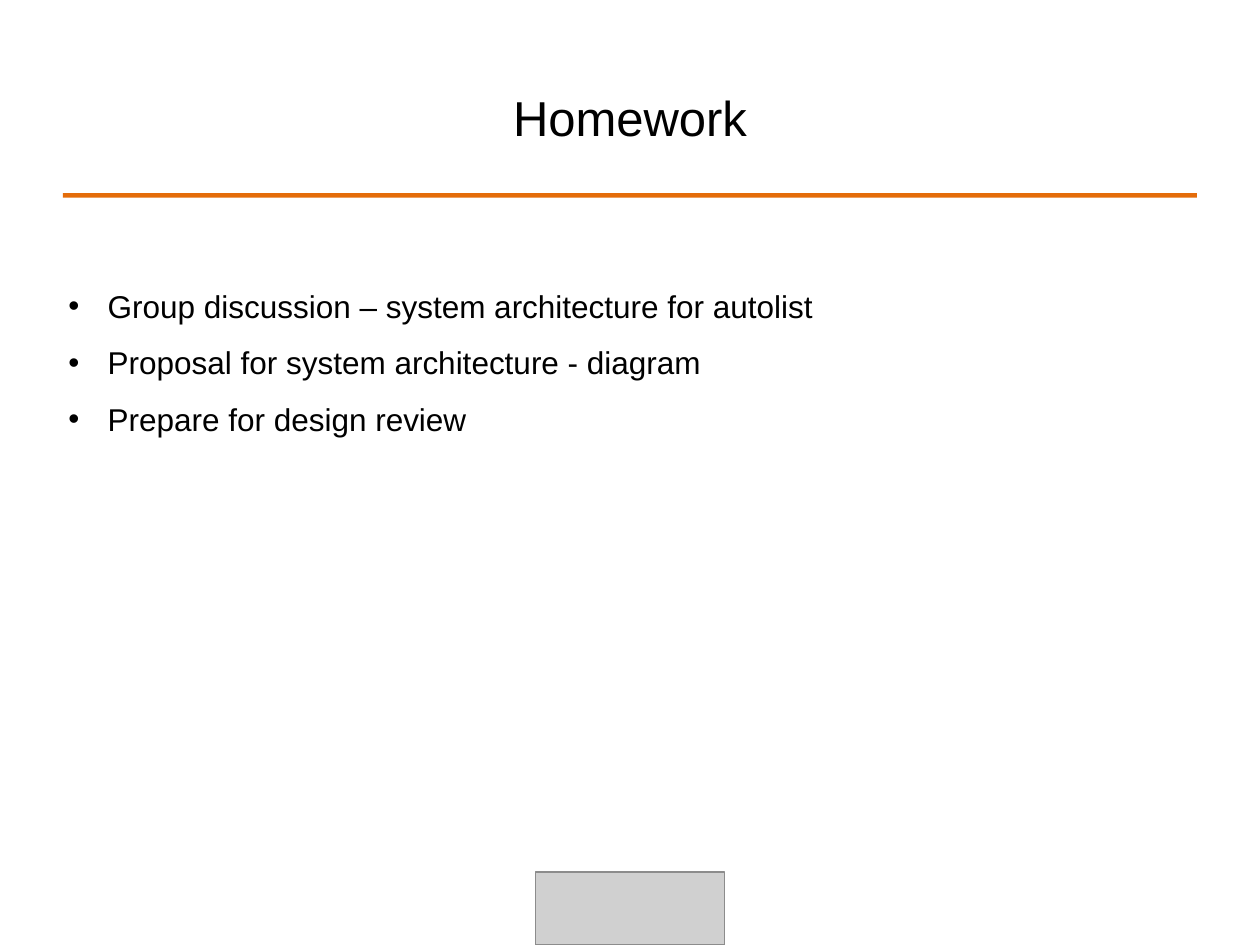
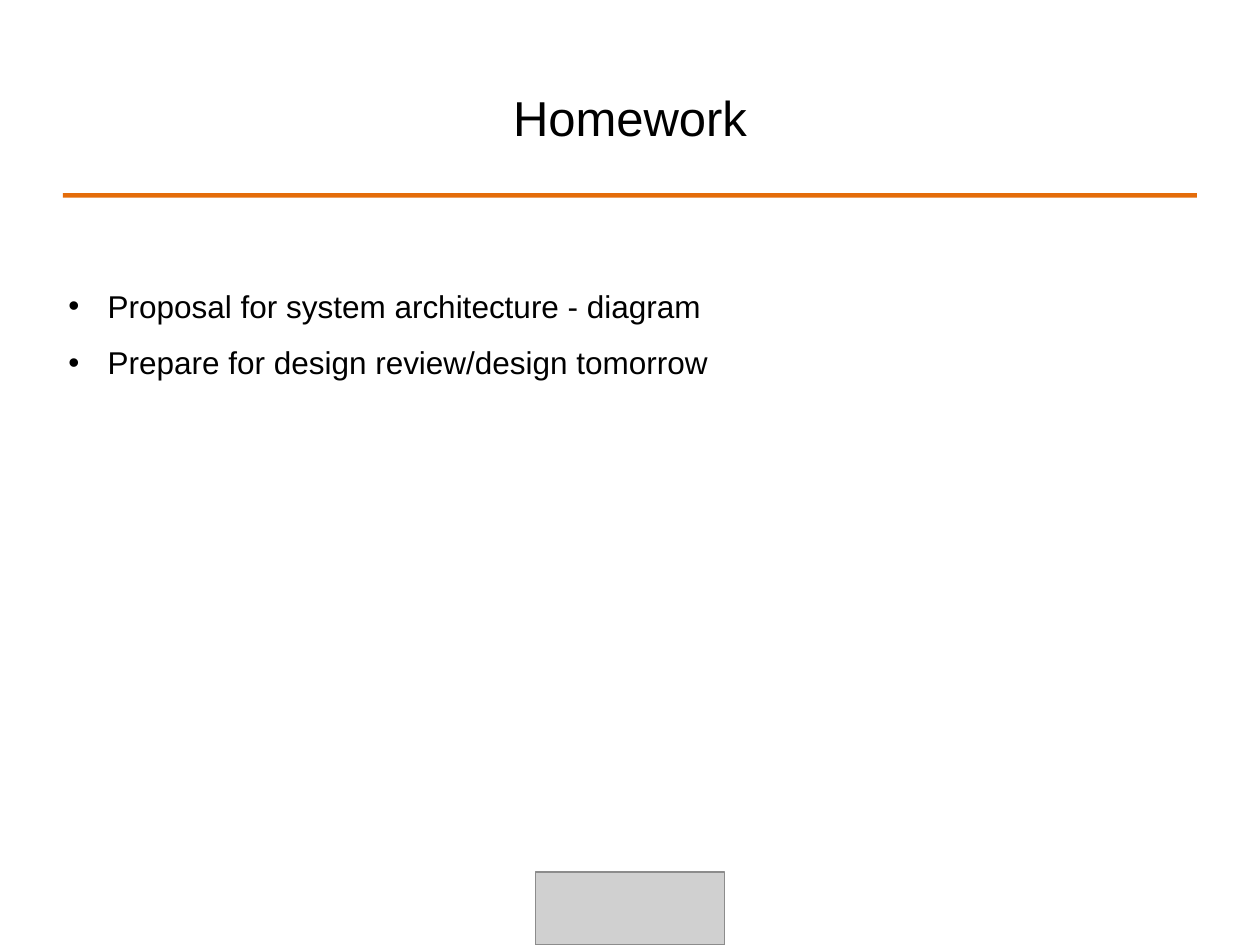
Before and after one commit to ALPHACamp/Camp-3-iOS-Dev, a slide deck: slide 40 of Class presentation/Week1 - Shyne/10-08-2014.ppt (slide 27 before the commit). Drawn at 1260x945 pixels with LibreOffice and Linux fonts; fonts in the diff are those of the drawing; grey boxes stand for pictures. Boxes give left, top, right and bottom in pixels: in the first picture for what was removed or moved away, otherwise in the second. Text is boxed around its words. In the diff, an @@ line names an element or a change of style, - is before the commit and + after.

Commit message:
update slides

```diff
--- a/Class presentation/Week1 - Shyne/10-08-2014.ppt
+++ b/Class presentation/Week1 - Shyne/10-08-2014.ppt
@@ text at bbox=[108, 295, 813, 324]: paragraph removed @@
-• Group discussion – system architecture for autolist
@@ text at bbox=[108, 351, 707, 380]: text changed @@
-• Prepare for design review
+• Prepare for design review/design tomorrow
```
Also in this commit, not shown: 6 other slides changed, 14 slides added, 1 slide removed, 2 other files.
